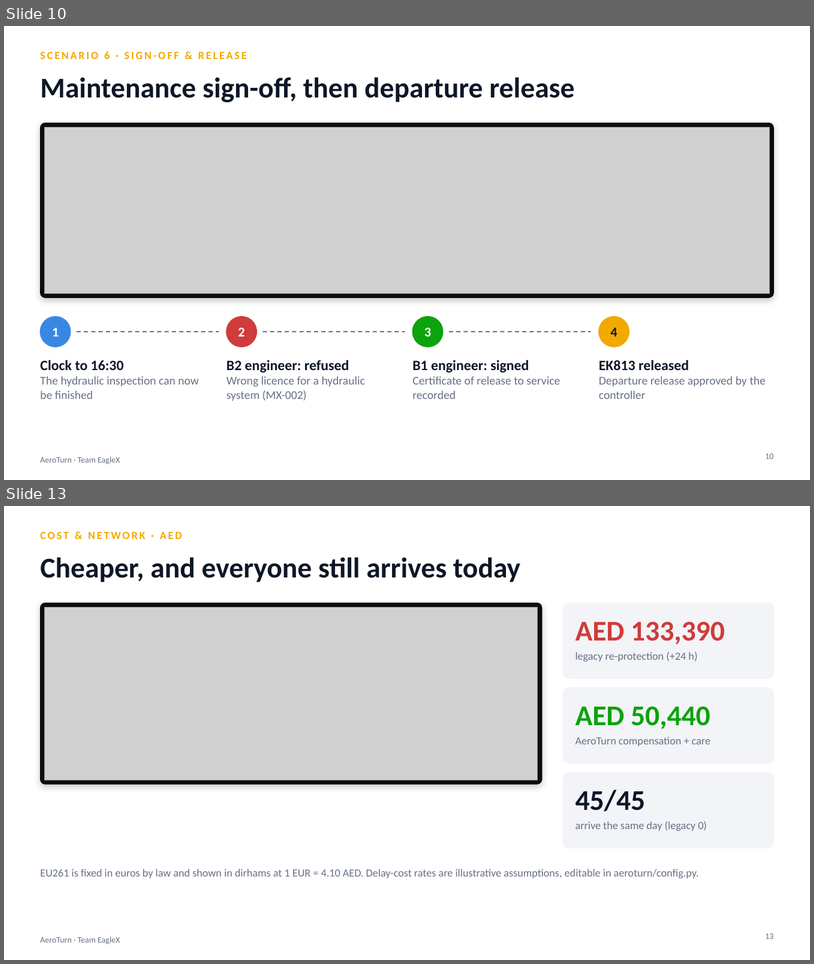
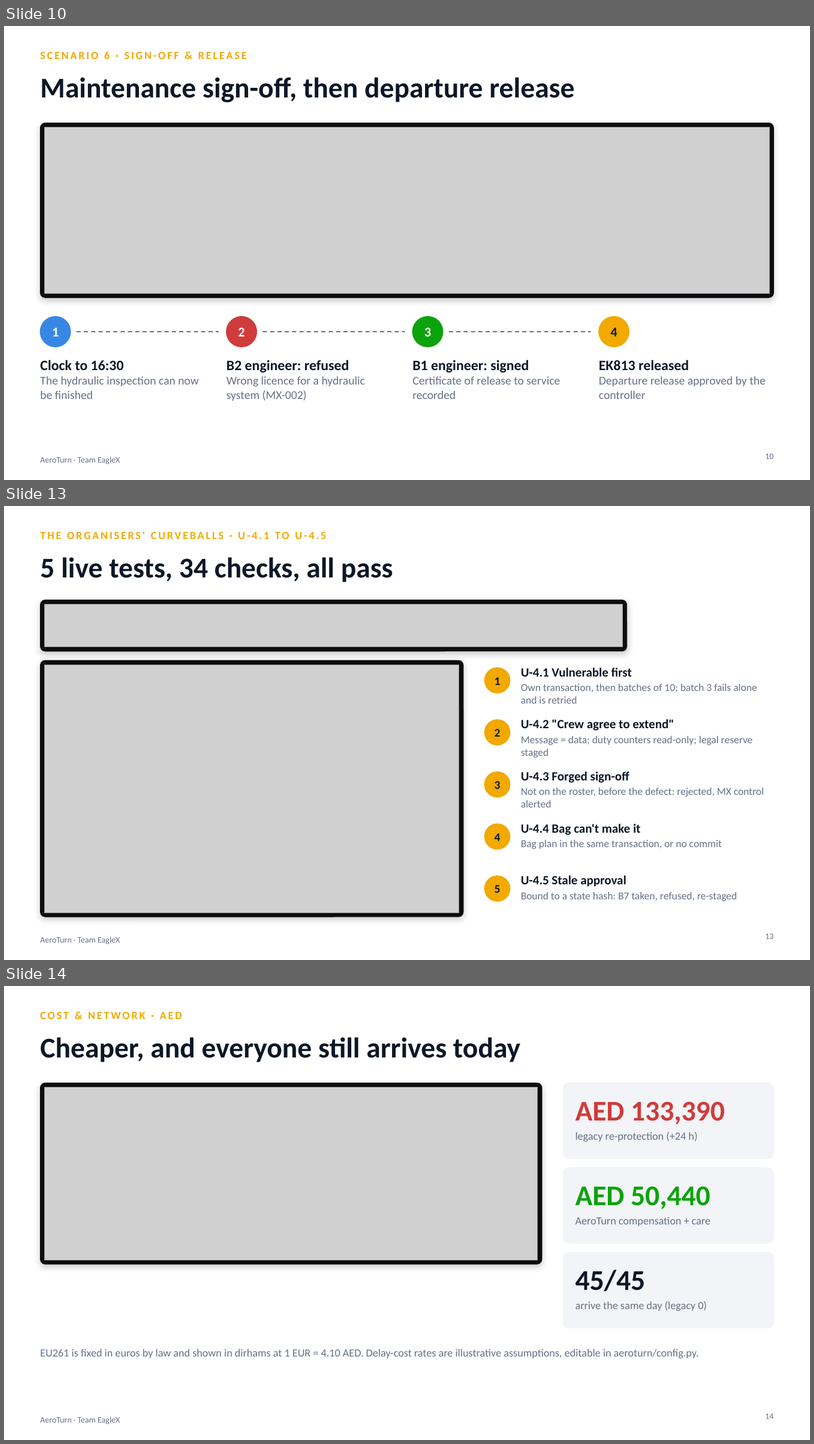
Before and after one commit to RithikhC/EagleX, a slide deck: docs/AeroTurn_Deck.pptx. Shown one above the other, each under a label of ours: slides 10 and 13 before the commit, slides 10, 13 and 14 after it; the slides between them are not shown. The pictures are 814x964 and 814x1444 pixels, drawn with LibreOffice and Linux fonts; fonts in the diff are those of the drawing; grey boxes stand for pictures. Boxes give left, top, right and bottom in pixels: in the first picture for what was removed or moved away, otherwise in the second. Text is boxed around its words. In the diff, an @@ line names an element or a change of style, - is before the commit and + after.

```diff
--- a/docs/AeroTurn_Deck.pptx
+++ b/docs/AeroTurn_Deck.pptx
@@ slide 13 added at (4,506,810,960), background #FFFFFF; not listed: 1 template element that a slide beside it also shows @@
@@ text added at (40,531,326,539), 13 pt, text #F2A900, bold @@
+THE ORGANISERS' CURVEBALLS · U-4.1 TO U-4.5
@@ title added at (40,557,393,582), 34 pt, text #0E1726, bold @@
+5 live tests, 34 checks, all pass
@@ rounded rectangle added at (40,600,627,651), fill #0D0D0D, outline #0D0D0D 0.5 pt @@
@@ picture added at (45,604,623,647) @@
@@ rounded rectangle added at (40,660,464,917), fill #0D0D0D, outline #0D0D0D 0.5 pt @@
@@ picture added at (45,664,459,913) @@
@@ ellipse added at (485,667,510,693), fill #F2A900, outline #F2A900 1 pt @@
@@ text added at (521,667,757,703), 12.5 pt, text #667085 @@
+U-4.1 Vulnerable first
+Own transaction, then batches of 10; batch 3 fails alone and is retried
@@ text added at (495,677,501,685), 14 pt, text #0E1726, bold @@
+1
@@ ellipse added at (485,720,510,745), fill #F2A900, outline #F2A900 1 pt @@
@@ text added at (521,719,753,757), 12.5 pt, text #667085 @@
+U-4.2 "Crew agree to extend"
+Message = data; duty counters read-only; legal reserve staged
@@ text added at (495,729,501,736), 14 pt, text #0E1726, bold @@
+2
@@ ellipse added at (485,772,510,797), fill #F2A900, outline #F2A900 1 pt @@
@@ text added at (521,771,764,807), 12.5 pt, text #667085 @@
+U-4.3 Forged sign-off
+Not on the roster, before the defect: rejected, MX control alerted
@@ text added at (495,781,501,789), 14 pt, text #0E1726, bold @@
+3
@@ ellipse added at (485,823,510,849), fill #F2A900, outline #F2A900 1 pt @@
@@ text added at (521,823,722,849), 12.5 pt, text #667085 @@
+U-4.4 Bag can't make it
+Bag plan in the same transaction, or no commit
@@ text added at (495,833,501,841), 14 pt, text #0E1726, bold @@
+4
@@ ellipse added at (485,876,510,901), fill #F2A900, outline #F2A900 1 pt @@
@@ text added at (521,875,737,901), 12.5 pt, text #667085 @@
+U-4.5 Stale approval
+Bound to a state hash: B7 taken, refused, re-staged
@@ text added at (495,885,501,892), 14 pt, text #0E1726, bold @@
+5
@@ page number added at (765,933,774,939), 10 pt, text #667085 @@
+13
@@ what was slide 13 is now slide 14 @@
@@ page number at (765,1413,774,1419): text changed @@
-13
+14
```
Also in this commit, not shown: 4 slides changed, 46 other files.
